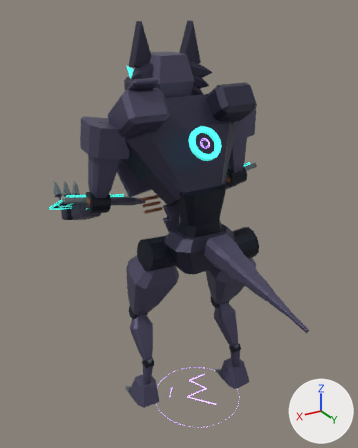
The glTF model public/assets/models/combat/m05.glb, before and after one commit.
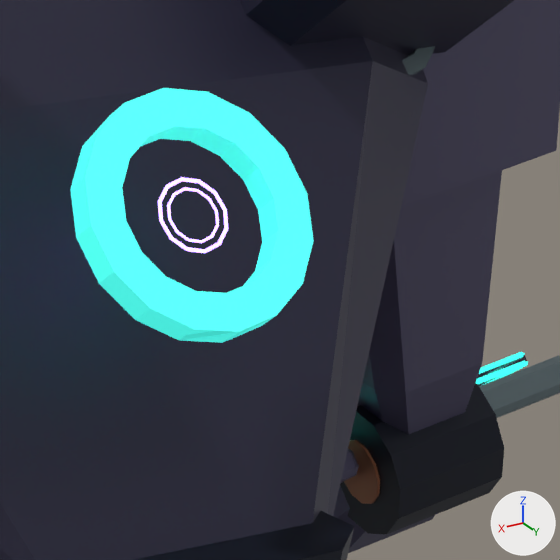
The first picture shows the older version from a camera (50 mm lens) standing at (3.42, 5.15, 5.59) and looking at (-0.07, -0.67, 2.68). The close-ups show the older and then the newer version on the part from 50% to 71% of the width and 25% to 42% of the height of that picture. Only the edits that show in the close-ups are written down. Arrows for +X, +Y and +Z are at lower right; the lights stay in place. Where no turn or scale is listed for an object, it has been applied to the vertices. Vertices at exactly the same position are counted once.

Names of what the first close-up shows: 'Export_cast_dish_cyan', 'Export_chest_shade', 'Export_elbow_r_armor', 'Export_elbow_r_brass', 'Export_elbow_r_dark', 'Export_fx_atk_tell_fx_accent', 'Export_gun_recoil_shade', 'Export_shoulder_r_armor', 'Export_waist_dark', 'Export_wing_r_steel' and 10 more.
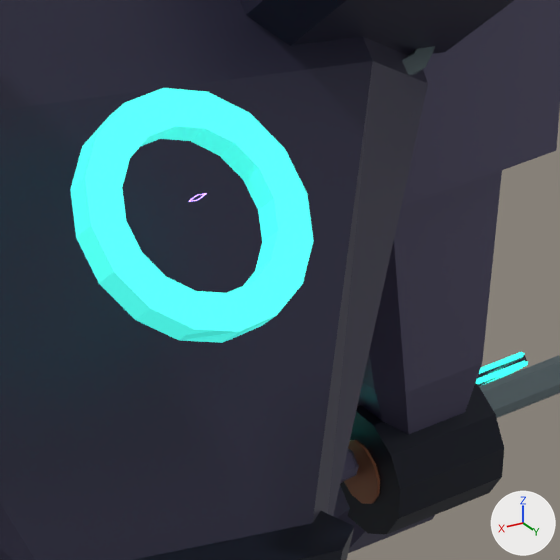
ob_fx_atk_tell is not drawn itself; it is the parent of ob_export_fx_atk_tell_fx_accent.

Changed parts and their boxes (x1, y1, x2, y2) in the close-ups (560 x 560 px):
'Export_fx_atk_tell_fx_accent', reshaped, rescaled, turned: before (158, 177, 228, 253); after (189, 193, 207, 202)
part 1 of me_export_fx_atk_tell_fx_accent, deleted: before (167, 187, 219, 243)
part 2 of me_export_fx_atk_tell_fx_accent, deleted: before (158, 177, 228, 253)

What the commit changed:
me_export_fx_atk_tell_fx_accent is used by ob_export_fx_atk_tell_fx_accent; parent ob_fx_atk_tell; location (0.0, 0.0000839, 0.0).
me_export_fx_atk_tell_fx_accent had 96 vertices, 192 faces and spanned x -0.84..0.84, y -0.01..0.01, z -0.84..0.84.
me_export_fx_atk_tell_fx_accent now has 32 vertices, 48 faces and spans x -0.46..-0.15, y -0.24..0.24, z 0.46..0.48.
me_export_fx_atk_tell_fx_accent part 1: the loose piece of 48 vertices spanning x -0.62..0.62, y -0.01..0.01, z -0.62..0.62 is deleted.
me_export_fx_atk_tell_fx_accent part 2: the loose piece of 48 vertices spanning x -0.84..0.84, y -0.01..0.01, z -0.84..0.84 is deleted.
Other edits to the shape of me_export_fx_atk_tell_fx_accent do not show in these pictures.
Object 'fx_atk_tell' (ob_fx_atk_tell) turns from (0, 0.7, 0) to (0, 0, 0) degrees about x, y and z.
Object 'fx_atk_tell' (ob_fx_atk_tell) is rescaled from (0.0818, 0.0818, 0.0818) to (0.0632, 0.0632, 0.0632).
